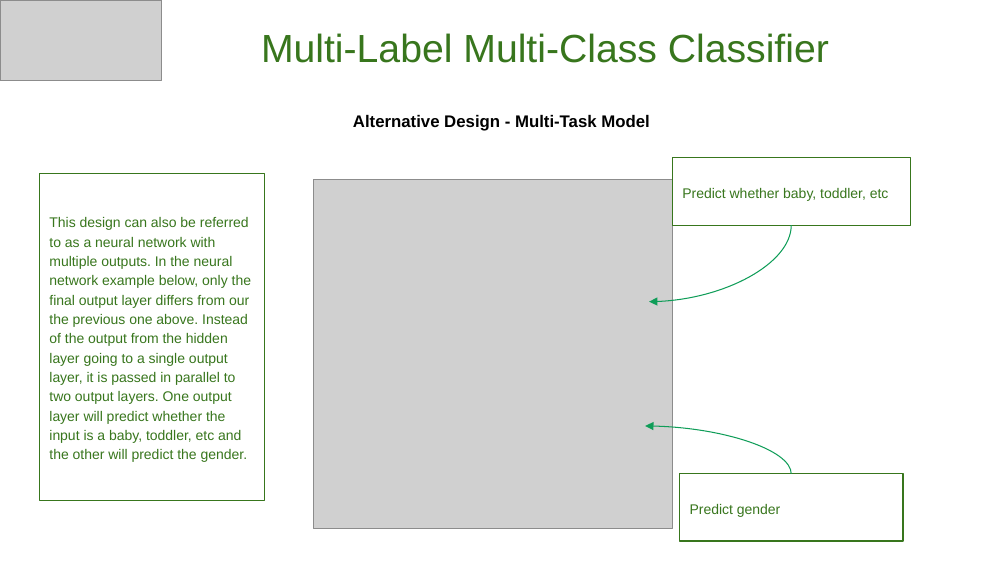
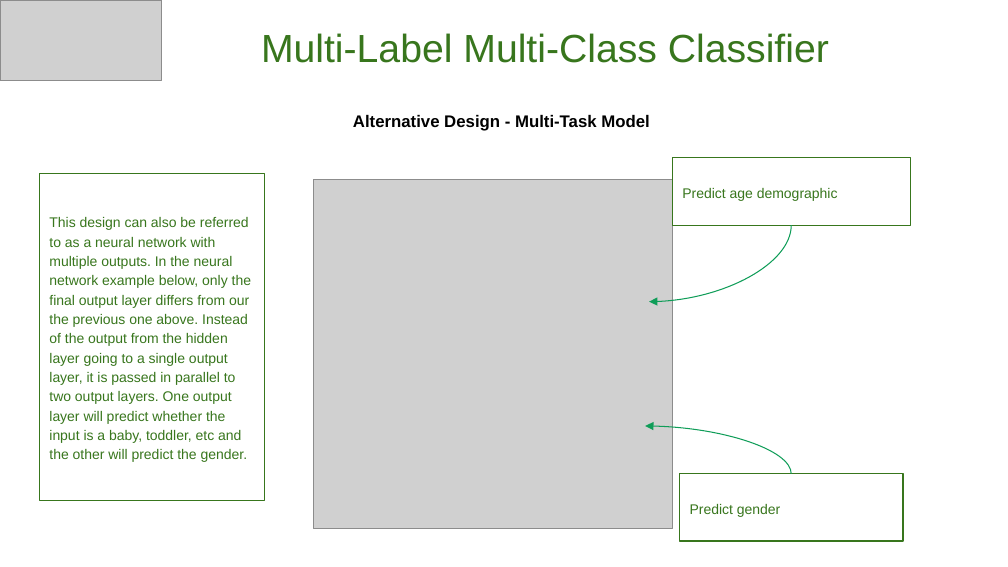
Before and after one commit to GoogleCloudPlatform/keras-idiomatic-programmer, a slide deck: slide 37 of books/deep-learning-design-patterns/Workshops/Novice/Deep Learning Design Patterns - Workshop - Chapter I.pptx. Drawn at 1008x567 pixels with LibreOffice and Linux fonts; fonts in the diff are those of the drawing; grey boxes stand for pictures. Boxes give left, top, right and bottom in pixels: in the first picture for what was removed or moved away, otherwise in the second. Text is boxed around its words. In the diff, an @@ line names an element or a change of style, - is before the commit and + after.

```diff
--- a/books/deep-learning-design-patterns/Workshops/Novice/Deep Learning Design Patterns - Workshop - Chapter I.pptx
+++ b/books/deep-learning-design-patterns/Workshops/Novice/Deep Learning Design Patterns - Workshop - Chapter I.pptx
@@ text in rectangle at bbox=[682, 188, 838, 201]: text changed @@
-Predict whether baby, toddler, etc
+Predict age demographic
```
Also in this commit, not shown: 5 other slides changed, 1 other file.
